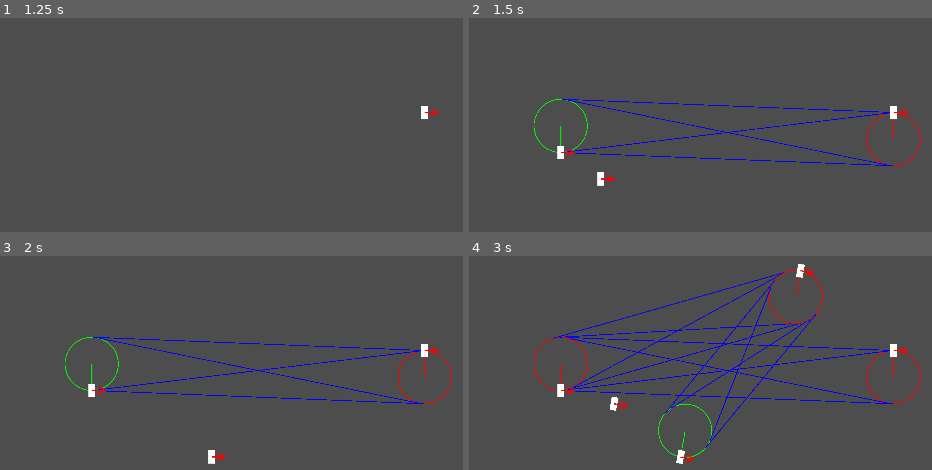
Above: before the commit, frames 1-4 (two rows, left to right).
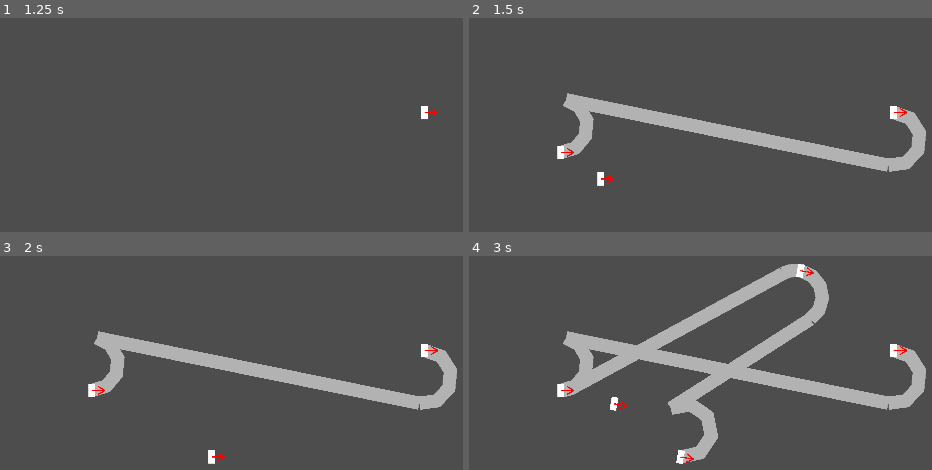
Above: after the commit, the same moments.

Repository: joshrehm/satisfactory-floor-planner
Game: Godot game, scene res://Scenes/FactoryBelt/factory_belt.tscn
Two runs of this game, one before a commit and one after it. Both use one fixed random seed, a clock stepped at 60 frames per second and the inputs below.
Inputs (mouse positions are in pixels of both pictures, inside the frame that each line leads up to):
- Up to frame 1 (1.25 s): tap Enter at 0.5 s; move the mouse to (425, 114) at 0.52 s; hold Right mouse button (camera_pan) from 0.53 s (still down); click (425, 114) at 0.67 s
- Up to frame 2 (1.5 s): release Right mouse button (camera_pan) at 1.25 s; tap Space at 1.25 s; drag from (561, 159) to (681, 227) at 1.27 s
- Up to frame 3 (2 s): no input
- Up to frame 4 (3 s): tap Enter at 2 s; move the mouse to (802, 277) at 2.02 s; hold Mouse wheel up (zoom_in) 2.03-2.75 s; click (802, 277) at 2.17 s; tap Space at 2.75 s; drag from (681, 465) to (482, 307) at 2.77 s

Frame 1 is identical in both runs. In frame 2, 7.2% of the frame differs, in the area x 14-99%, y 35-72%; in frame 3, 7.2%; in frame 4, 15%, in the area x 14-99%, y 3-97%.

Commit message:
Belts are getting closer

Diff:
--- a/Scenes/FactoryBelt/factory_belt.gd
+++ b/Scenes/FactoryBelt/factory_belt.gd
@@ -83,18 +83,6 @@
 
 	return results
 
-#func tangent_to_line(a: float, b: float, c: float) -> Array:
-	#var pointA: Vector2
-	#var pointB: Vector2
-	#
-	#if (abs(a) < abs(b)):
-		#pointA = Vector2(-10000, (-c - a * -10000) / b)
-		#pointB = Vector2( 10000, (-c - a * 10000) / b)
-	#else:
-		#pointA = Vector2((-c - b * -10000) / a, -10000)
-		#pointB = Vector2((-c - b * 10000) / a, 10000)
-#
-	#return [ pointA, pointB ]
 func tangent_to_line(center_a: Vector2, radius_a: float, center_b: Vector2, radius_b: float, a: float, b: float, c: float) -> Array:
 	# Find the tangent point on circle A
 	var x_a = center_a.x
@@ -120,6 +108,17 @@
 
 	# Return the tangent segment
 	return [tangent_point_a, tangent_point_b]
+
+func get_aligned_tangent(center: Vector2, start: Vector2, end: Vector2, direction: Vector2) -> Vector2:
+	var r_start = (start - center).normalized()
+	var r_tangent = (end - center).normalized()
+
+	var rotation = r_start.cross(direction)
+
+	if rotation > 0:
+		return Vector2(-r_tangent.y, r_tangent.x)
+	else:  # Clockwise rotation
+		return Vector2(r_tangent.y, -r_tangent.x)
 
 func draw_belt():
 	for support_index in supports.size():
@@ -147,14 +146,15 @@
 					start_arc_center = start_position + start_belt_direction.rotated(PI / 2) * BELT_TURN_RADIUS
 
 				# Draw red line to show arc center for turn
-				draw_line(start_arc_center, start_position, Color(1.0, 0.0, 0.0), 2)
-				draw_circle(start_arc_center, BELT_TURN_RADIUS, Color(1.0, 0.0, 0.0), false, 2)
+				#draw_line(start_arc_center, start_position, Color(1.0, 0.0, 0.0), 2)
+				#draw_circle(start_arc_center, BELT_TURN_RADIUS, Color(1.0, 0.0, 0.0), false, 2)
 
 				var end_arc_center
 				var to_start = (start_position - end_position).normalized()
 				var to_start_cross = end_belt_direction.cross(to_start)
 				if (to_start_cross == 0):
 					# Curve from start, but straight to this point, so no curve on this side
+					# TODO: Make me work?
 					pass
 				else:
 					if (to_start_cross < 0):
@@ -165,21 +165,51 @@
 						end_arc_center = end_position + end_belt_direction.rotated(PI / 2) * BELT_TURN_RADIUS
 
 					# Draw green for the turn we're coming into
-					draw_line(end_arc_center, end_position, Color(0.0, 1.0, 0.0), 2)
-					draw_circle(end_arc_center, BELT_TURN_RADIUS, Color(0.0, 1.0, 0.0), false, 2)
+					#draw_line(end_arc_center, end_position, Color(0.0, 1.0, 0.0), 2)
+					#draw_circle(end_arc_center, BELT_TURN_RADIUS, Color(0.0, 1.0, 0.0), false, 2)
 
 					var tangents = tangent_lines(start_arc_center.x, start_arc_center.y, BELT_TURN_RADIUS, end_arc_center.x, end_arc_center.y, BELT_TURN_RADIUS)
-					for tangent_index in tangents.size():
-						var tangent = tangents[tangent_index]
-						var line = tangent_to_line(start_arc_center, BELT_TURN_RADIUS, end_arc_center, BELT_TURN_RADIUS, tangent[0], tangent[1], tangent[2])
-						draw_line(line[0], line[1], Color(0.0, 0.0, 1.0), 2)
-						var arc_direction = (line[0] - start_position).normalized()
-						var tangent_cross = start_belt_direction.cross(arc_direction)
-						print("Tangent[", tangent_index, "] : ", line[0], " Cross: ", tangent_cross, " To End Cross: ", to_end_cross)
-						if ((tangent_cross > 0 and to_end_cross > 0) or
-							(tangent_cross < 0 and to_end_cross < 0)):
-							draw_line(line[0], line[1], Color(0.0, 0.0, 1.0), 2)
-
+					var tangent_lines = tangents.map(func(tangent: Array) -> Array:
+						return tangent_to_line(start_arc_center, BELT_TURN_RADIUS, end_arc_center, BELT_TURN_RADIUS, tangent[0], tangent[1], tangent[2])
+					)
+					for tangent_index in tangent_lines.size():
+						var line = tangent_lines[tangent_index]
+
+						var tandir = get_aligned_tangent(start_arc_center, start_position, line[0], start_belt_direction)
+						var enddir = (line[1] - line[0]).normalized()
+						#draw_arrow(line[0], tandir * Globals.PIXELS_PER_METER, Color(1.0, 0.0, 0.0), 2)
+
+						var end_tandir = get_aligned_tangent(end_arc_center, end_position, line[1], end_belt_direction)
+						#draw_arrow(line[1], end_tandir * Globals.PIXELS_PER_METER, Color(1.0, 0.0, 0.0), 2)
+
+						if (is_equal_approx(tandir.angle(), enddir.angle()) and is_equal_approx(end_tandir.angle(), enddir.angle())):
+							# Determine start and end angles for the first arc
+							var start_angle_1 = (start_position - start_arc_center).angle()
+							var end_angle_1 = (line[0] - start_arc_center).angle()
+
+							# Adjust for clockwise or counterclockwise direction
+							if to_end_cross > 0 and start_angle_1 > end_angle_1:  # Counterclockwise
+								start_angle_1 -= TAU
+
+							# Draw the first arc
+							draw_arc(start_arc_center, BELT_TURN_RADIUS, start_angle_1, end_angle_1, 6, Color(0.7, 0.7, 0.7), BELT_PIXELS_WIDTH)
+
+							# Draw the straight line
+							draw_line(line[0], line[1], Color(0.7, 0.7, 0.7), BELT_PIXELS_WIDTH)
+
+							# Determine start and end angles for the second arc
+							var start_angle_2 = (end_position - end_arc_center).angle()
+							var end_angle_2 = (line[1] - end_arc_center).angle()
+							if (end_angle_2 < start_angle_2):
+								var temp = start_angle_2
+								start_angle_2 = end_angle_2
+								end_angle_2 = temp
+
+							#if to_start_cross < 0 and start_angle_2 < end_angle_2:  # Counterclockwise
+							#	end_angle_2 -= TAU
+
+							# Draw the second arc
+							draw_arc(end_arc_center, BELT_TURN_RADIUS, start_angle_2, end_angle_2, 6, Color(0.7, 0.7, 0.7), BELT_PIXELS_WIDTH)
 
 		draw_support(start_position, start_belt_direction.angle())
 
